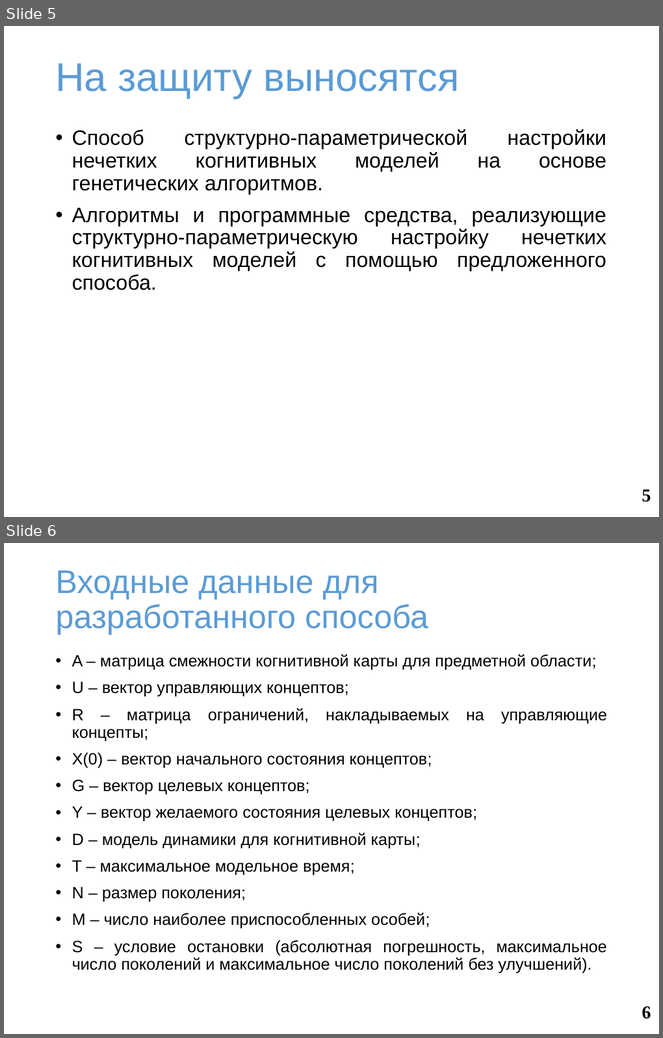
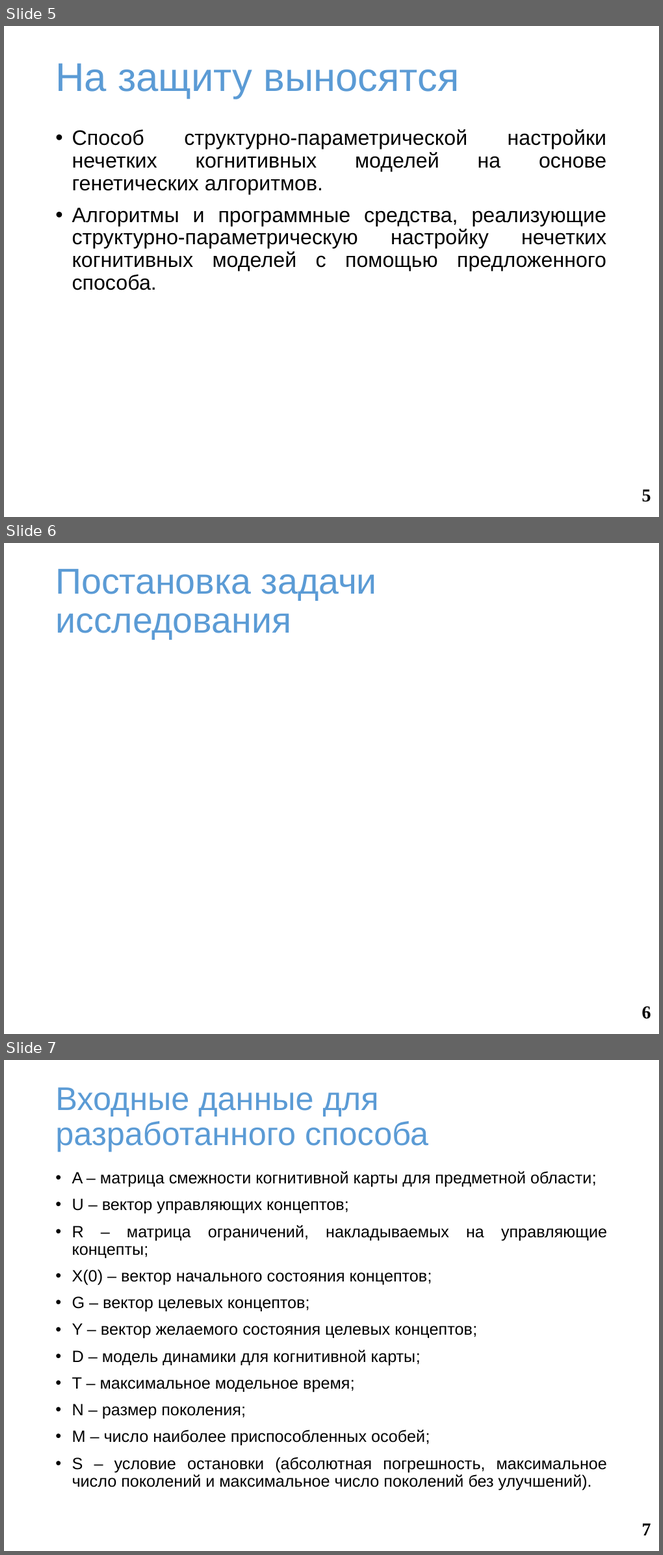
Before and after one commit to SquakR/fuzzy_cognitive_model, a slide deck: docs/presentation.pptx. Shown one above the other, each under a label of ours: slides 5 and 6 before the commit, slides 5, 6 and 7 after it. The pictures are 663x1038 and 663x1555 pixels, drawn with LibreOffice and Linux fonts; fonts in the diff are those of the drawing; background and template pictures are left out. Boxes give left, top, right and bottom in pixels: in the first picture for what was removed or moved away, otherwise in the second. Text is boxed around its words. In the diff, an @@ line names an element or a change of style, - is before the commit and + after.

```diff
--- a/docs/presentation.pptx
+++ b/docs/presentation.pptx
@@ slide 6 added at (4, 543, 659, 1034), background #FFFFFF @@
@@ title added at (55, 569, 377, 640), 39.6 pt, text #5B9BD5 @@
+Постановка задачи исследования
@@ page number added at (642, 1006, 651, 1019), 20 pt, text #000000, bold @@
+6
@@ what was slide 6 is now slide 7 @@
@@ page number at (642, 1523, 651, 1536): text changed @@
-6
+7
```
Also in this commit, not shown: 3 slides changed.
